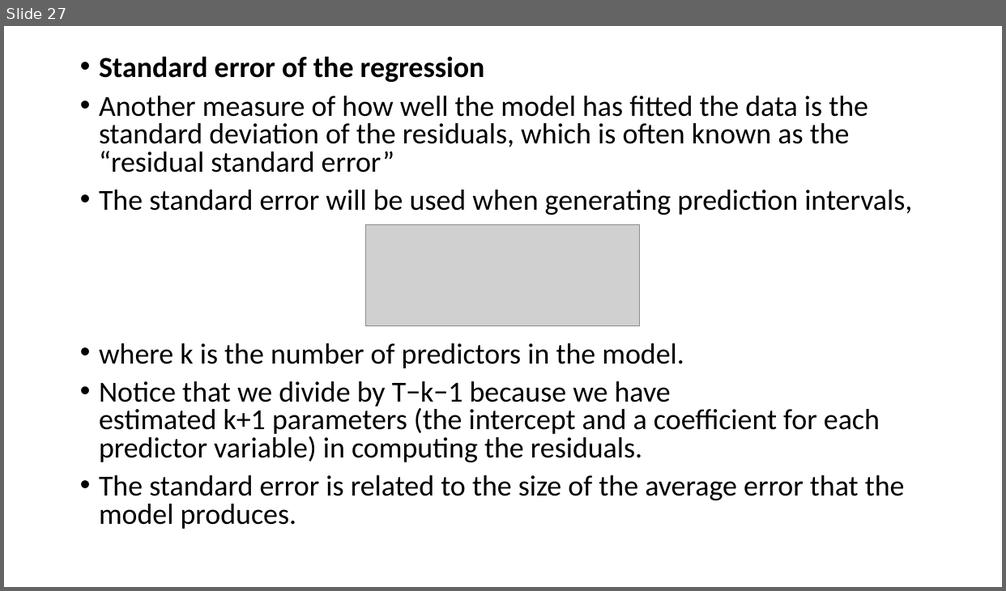
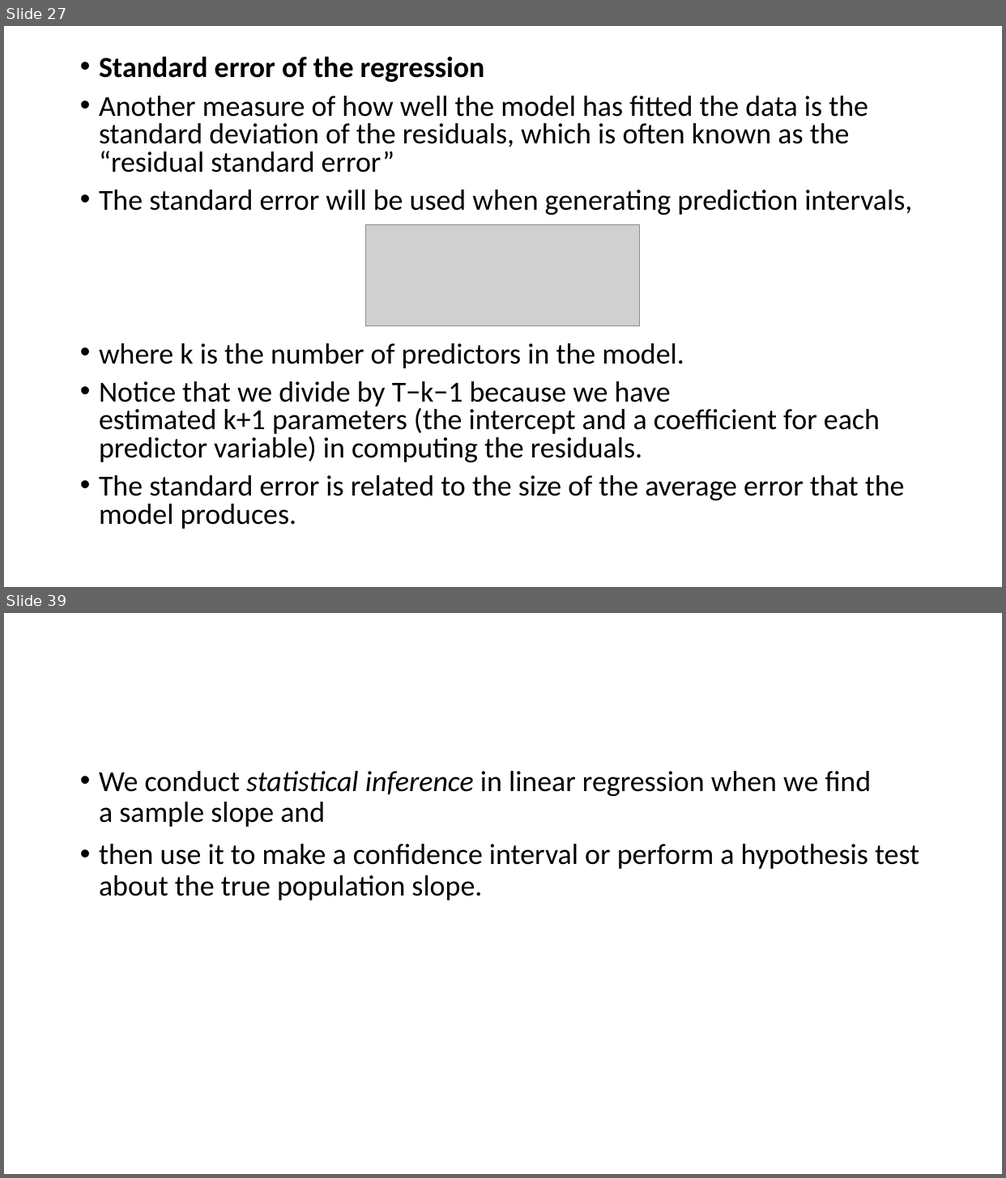
Before and after one commit to satishdkt/BTech-2024-25-Batch-Time-Series-Analysis, a slide deck: PPT/Unit 2/Unit II - REGRESSION ANALYSIS AND FORECASTING-Lecture 1.pptx. Shown one above the other, each under a label of ours: slide 27 before the commit, slides 27 and 39 after it; the slides between them are not shown. The pictures are 1006x591 and 1006x1178 pixels, drawn with LibreOffice and Linux fonts; fonts in the diff are those of the drawing; grey boxes stand for pictures. Boxes give left, top, right and bottom in pixels: in the first picture for what was removed or moved away, otherwise in the second. Text is boxed around its words. In the diff, an @@ line names an element or a change of style, - is before the commit and + after.

```diff
--- a/PPT/Unit 2/Unit II - REGRESSION ANALYSIS AND FORECASTING-Lecture 1.pptx
+++ b/PPT/Unit 2/Unit II - REGRESSION ANALYSIS AND FORECASTING-Lecture 1.pptx
@@ slide 39 added at (4, 613, 1002, 1174), background #FFFFFF @@
@@ text added at (99, 771, 919, 901), 28 pt, text #000000 @@
+• We conduct statistical inference in linear regression when we find a sample slope and
+• then use it to make a confidence interval or perform a hypothesis test about the true population slope.
```
Also in this commit, not shown: 127 other slides added, 13 other files.
